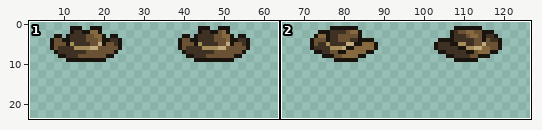
Sprite sheet, stored at Assets/Content/Items/cowboy_hat/cowboy_hat.png. The first picture is a wide view before the edit; the outline marks the close-up.
Close-up. Before the commit:
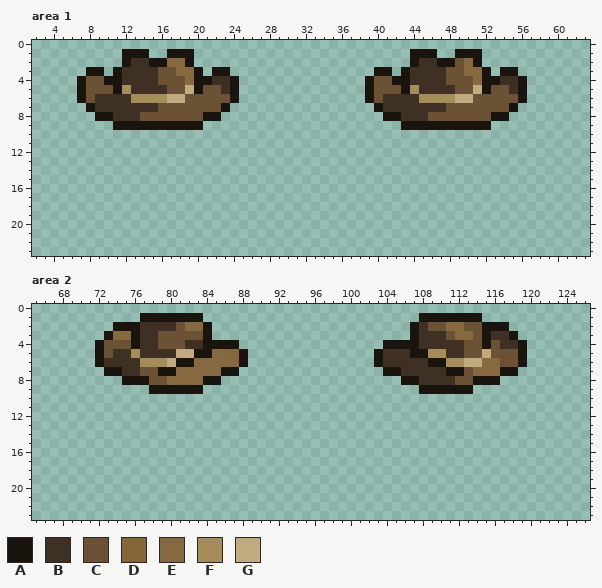
The file is 128x32 pixels. Shown: area 1: x 2..63, y 0..23; area 2: x 65..126, y 0..23. The wide view leaves out empty margins.
Palette (. is transparent): A #1a140f  B #3e3123  C #6b5235  D #846638  E #876940  F #a58c59  G #c0aa7e
Once edited:
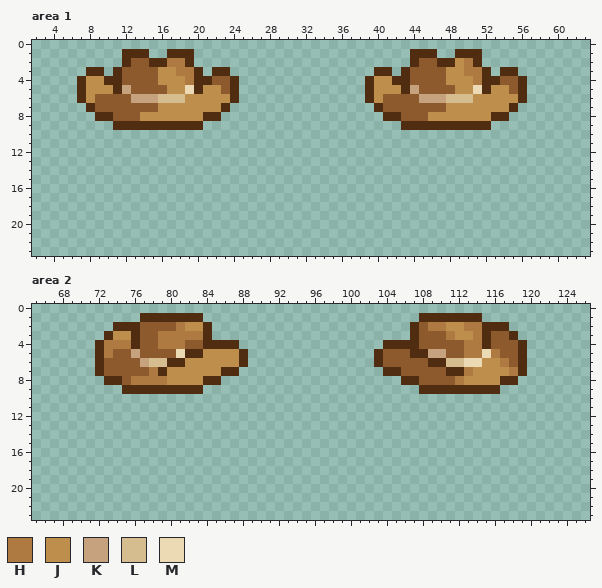
Colours new in this view: H #af7942  J #be8e4d  K #c6a27f  L #d5bd8f  M #ecdab4
Change:
Colour A changes from #1a140f to #502c11.
Colour B changes from #3e3123 to #8d5a2e.
Area 1:
Colour H replaces colour E in row 2 at x 17 to 18 and 50; in row 3 at x 18 to 19 and 50 to 51; in row 4 at x 19 and 51.
Colour J replaces colour C in row 2 at x 49; in row 3 at x 16 to 17 and 48 to 49; in row 4 at x 8 to 9, 16 to 18, 40 to 41 and 48 to 50; in row 5 at x 8 to 10, 17 to 18, 21 to 22, 40 to 42, 49 to 50 and 53 to 54; in row 6 at x 8, 19 to 23, 40 and 51 to 55; in row 7 at x 16 to 22 and 48 to 54.
Colour J replaces colour C in row 8 at x 14 to 20 and 46 to 52.
Colour K replaces colour F in row 5 at x 12 and 44; in row 6 at x 13 to 15 and 45 to 47.
Colour L replaces colour F in row 6 at x 16 and 48.
Colour L replaces colour G in row 6 at x 17 to 18 and 49 to 50.
Colour M replaces colour G in row 5 at x 19 and 51.
Area 2:
Colour A is added in row 7 at x 72 and 119; in row 8 at x 73 to 74 and 117 to 118; in row 9 at x 75 to 77 and 114 to 116.
Colour A replaces colour G in row 5 at x 82; in row 6 at x 80.
Colour B replaces colour A in row 7 at x 73 to 74; in row 8 at x 75.
Colour B replaces colour C in row 4 at x 116; in row 5 at x 117 to 118; in row 6 at x 118; in row 7 at x 77.
Colour H replaces colour A in row 7 at x 118; in row 8 at x 76 to 77.
Colour H replaces colour C in row 2 at x 81, 109 to 110 and 113 to 114; in row 3 at x 79 to 83, 111 and 114; in row 4 at x 73 to 75, 79 to 81 and 113 to 114; in row 5 at x 73, 113 to 114 and 116; in row 6 at x 117; in row 7 at x 78 and 113.
Colour H replaces colour C in row 8 at x 78 to 79 and 112.
Colour J replaces colour A in row 5 at x 84; in row 6 at x 82; in row 7 at x 80 and 117; in row 8 at x 114 to 116.
Colour J replaces colour C in row 8 at x 113.
Colour J replaces colour D in row 5 at x 87.
Colour J replaces colour E in row 2 at x 82 to 83 and 111 to 112; in row 3 at x 74 to 75 and 112 to 113; in row 5 at x 85 to 86; in row 6 at x 83 to 87 and 115 to 116; in row 7 at x 81 to 85 and 114 to 116; in row 8 at x 80 to 83.
Colour K replaces colour F in row 5 at x 76 and 109 to 110; in row 6 at x 77.
Colour L replaces colour F in row 6 at x 78 to 79 and 111 to 112.
Colour M replaces colour G in row 5 at x 81 and 115; in row 6 at x 113 to 114.
Changed places in both close-ups, as pixel boxes (x1, y1, x2, y2):
changed: (77, 49, 239, 130)
changed: (365, 49, 527, 130)
changed: (95, 313, 248, 394)
changed: (374, 313, 527, 394)
